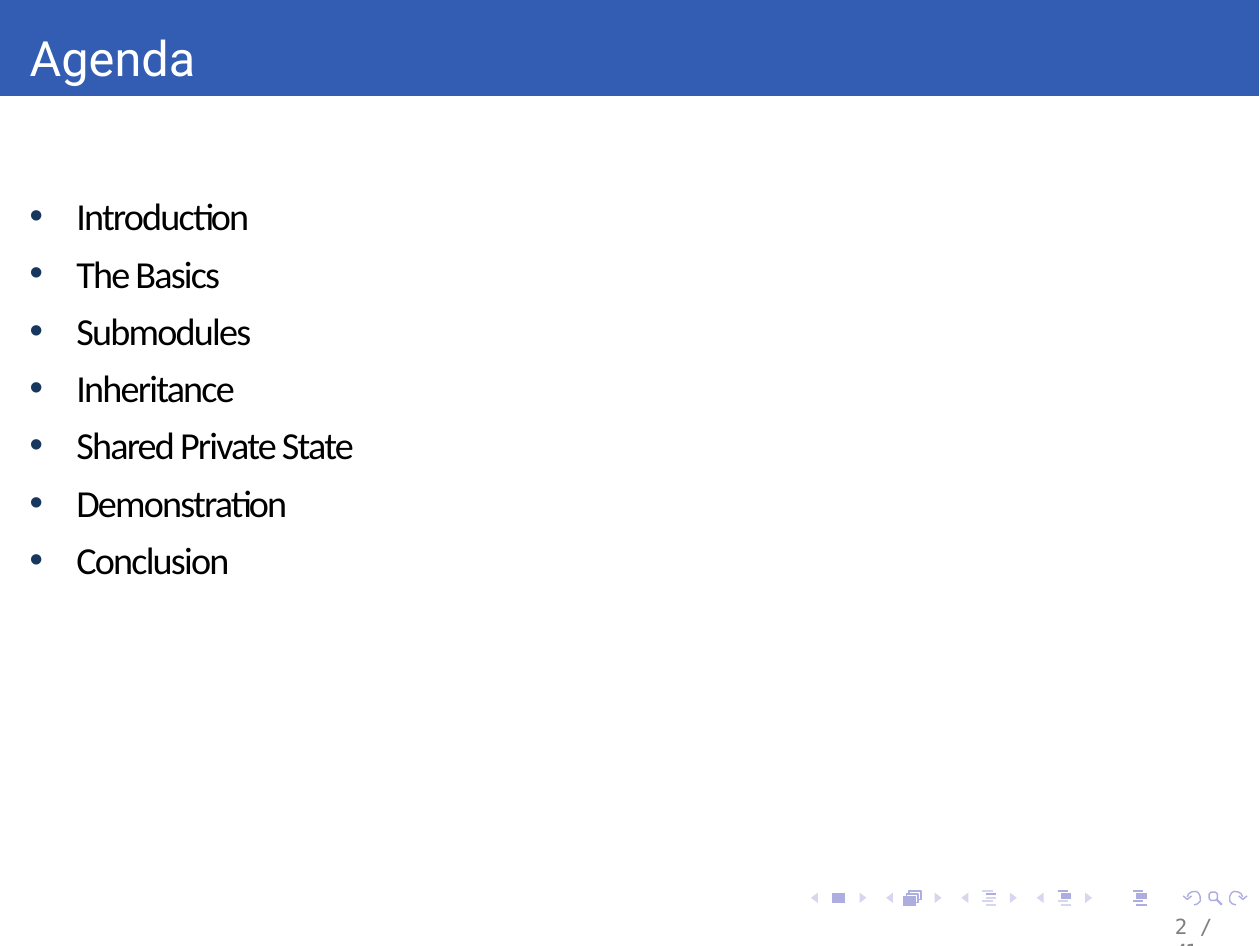
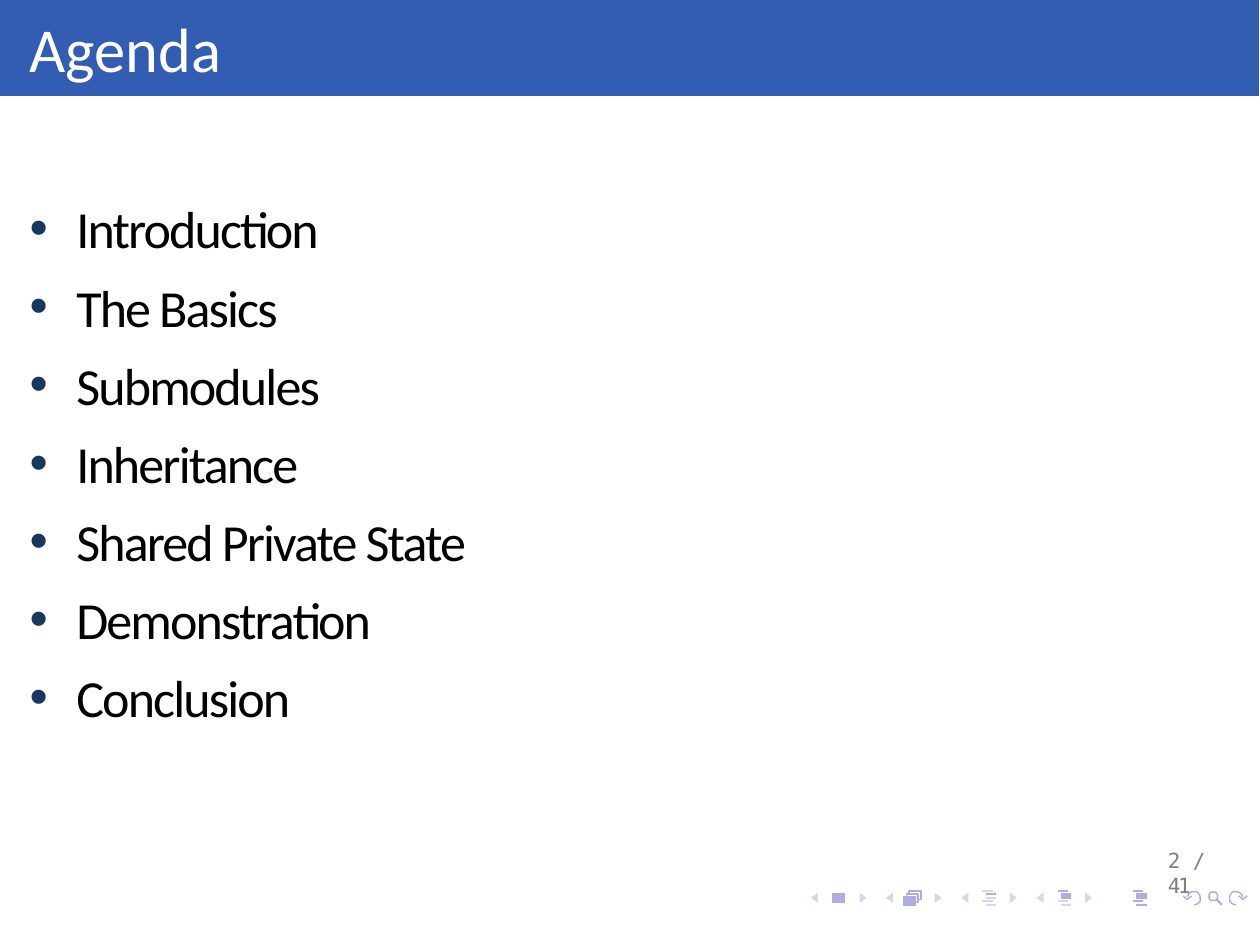
Before and after one commit to daFischer/Javascript-Seminar, a slide deck: slide 2 of Module Pattern - 2 version.pptx. Drawn at 1260x946 pixels with LibreOffice and Linux fonts; fonts in the diff are those of the drawing; background and template pictures are left out. Boxes give left, top, right and bottom in pixels: in the first picture for what was removed or moved away, otherwise in the second. Text is boxed around its words. In the diff, an @@ line names an element or a change of style, - is before the commit and + after.

Commit message:
Changed the font size and added pictures

```diff
--- a/Module Pattern - 2 version.pptx
+++ b/Module Pattern - 2 version.pptx
@@ title "Agenda": place and size @@
-title "Agenda" at <box>30,39,196,86</box>
+title "Agenda" at <box>29,28,221,83</box>
@@ title "Agenda" at <box>29,28,221,83</box>: size 14 to 18 pt, font Roboto to Calibri @@
@@ text "Introduction" at <box>76,212,466,718</box>: size 11 to 15 pt @@
@@ page number rewrapped from <box>1175,918,1188,934</box> to <box>1168,852,1191,898</box> @@
```
Also in this commit, not shown: 9 other slides changed, 3 slides added.
